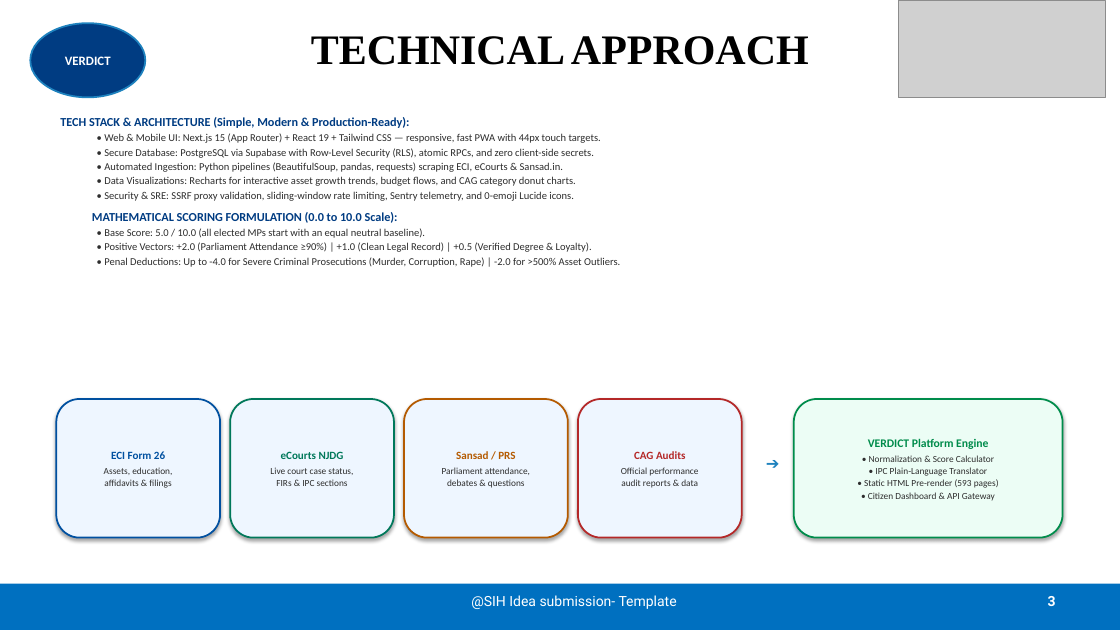
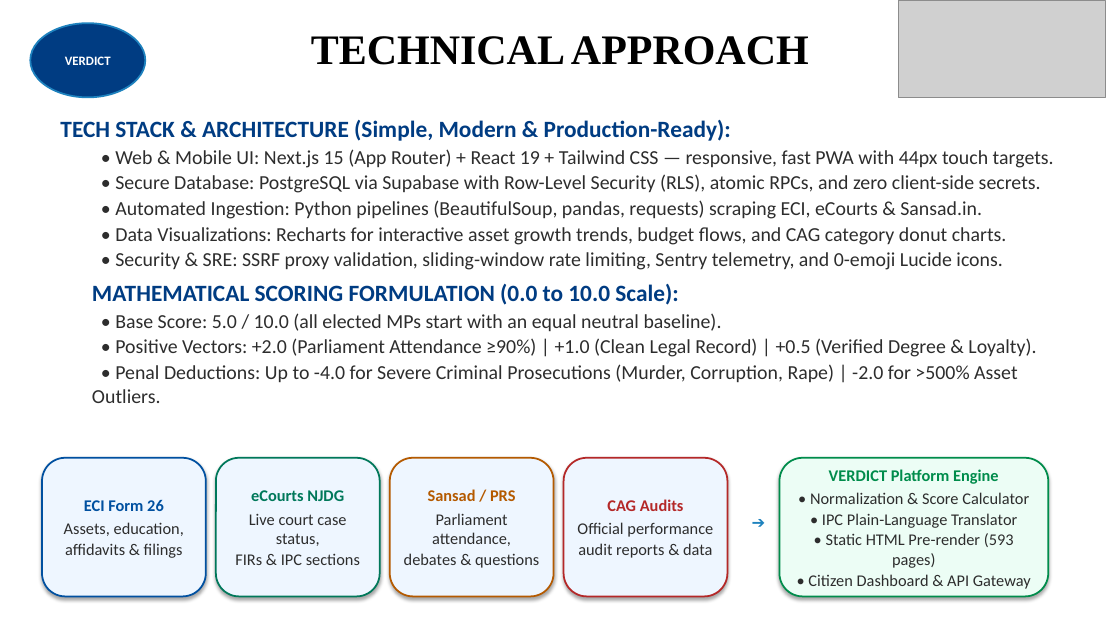
Before and after one commit to KATRIXBEE/verdict, a slide deck: slide 3 of VERDICT_SIH2026_Official.pptx. Drawn at 1120x630 pixels with LibreOffice and Linux fonts; fonts in the diff are those of the drawing; grey boxes stand for pictures. Boxes give left, top, right and bottom in pixels: in the first picture for what was removed or moved away, otherwise in the second. Text is boxed around its words. In the diff, an @@ line names an element or a change of style, - is before the commit and + after.

```diff
--- a/VERDICT_SIH2026_Official.pptx
+++ b/VERDICT_SIH2026_Official.pptx
@@ text "TECH STACK & ARCHITECTURE (Simple, ..." at (60,120,1054,403): size 10.5 to 20 pt in "TECH STACK & ARCHITECTURE (Simple, Modern & ...", "MATHEMATICAL SCORING FORMULATION (0.0 to 10.0 Scale):"; size 9 to 17 pt in "• Web & Mobile UI: Next.js 15 ...", "• Secure Database: PostgreSQL via Supabase with ...", "• Automated Ingestion: Python pipelines (BeautifulSoup, pand ...", "• Data Visualizations: Recharts for interactive asset ..." and 4 more places @@
@@ rounded rectangle "ECI Form 26" at (42,458,206,597): size 9.5 to 14 pt in "ECI Form 26"; size 8 to 14 pt in "Assets, education,", "affidavits & filings" @@
@@ rounded rectangle "eCourts NJDG" at (216,458,380,597): size 9.5 to 14 pt in "eCourts NJDG"; size 8 to 14 pt in "Live court case status,", "FIRs & IPC sections" @@
@@ rounded rectangle "Sansad / PRS" at (390,458,554,597): size 9.5 to 14 pt in "Sansad / PRS"; size 8 to 14 pt in "Parliament attendance,", "debates & questions" @@
@@ rounded rectangle "CAG Audits" at (564,458,728,597): size 9.5 to 14 pt in "CAG Audits"; size 8 to 14 pt in "Official performance", "audit reports & data" @@
@@ rounded rectangle "VERDICT Platform Engine" at (780,458,1049,597): size 10 to 14 pt in "VERDICT Platform Engine"; size 8 to 14 pt in "• Normalization & Score Calculator", "• IPC Plain-Language Translator", "• Static HTML Pre-render (593 pages)", "• Citizen Dashboard & API Gateway" @@
@@ 5 rounded rectangles, 1 text: place and size @@
-5 rounded rectangles, 1 text at (56,399,1063,538)
+5 rounded rectangles, 1 text at (42,458,1049,597)
@@ rectangle removed at (0,584,1120,630) @@
@@ text removed at (471,595,677,609) @@
-@SIH Idea submission- Template
@@ page number removed at (1048,596,1056,606) @@
-3
```
Also in this commit, not shown: 5 other slides changed, 24 other files.
